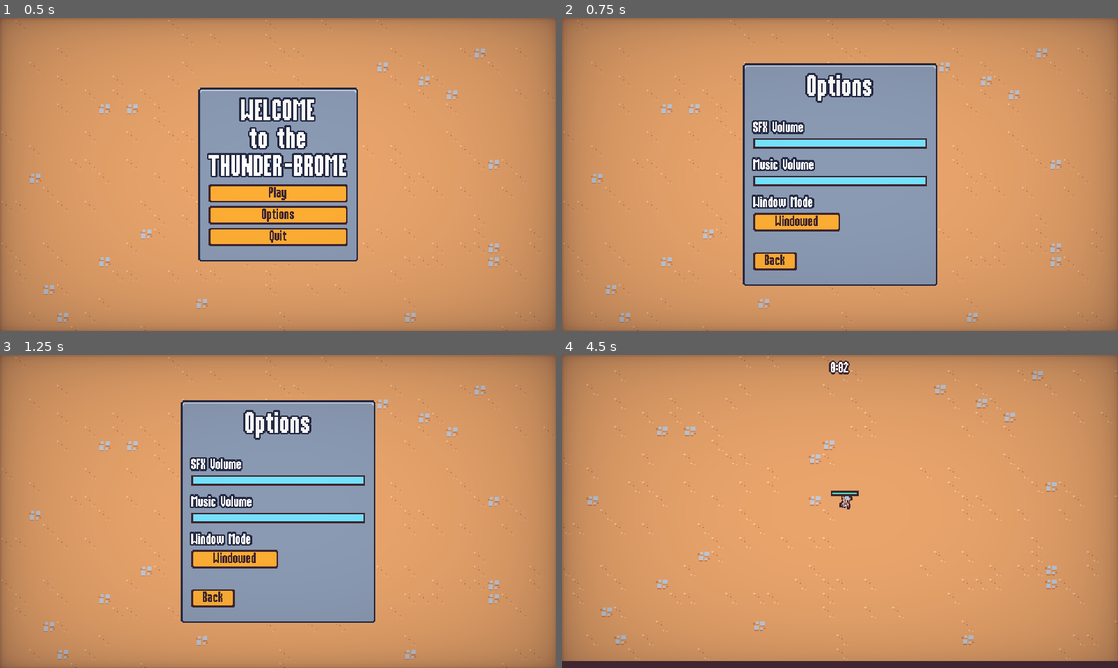
Above: before the commit, frames 1-4 (two rows, left to right).
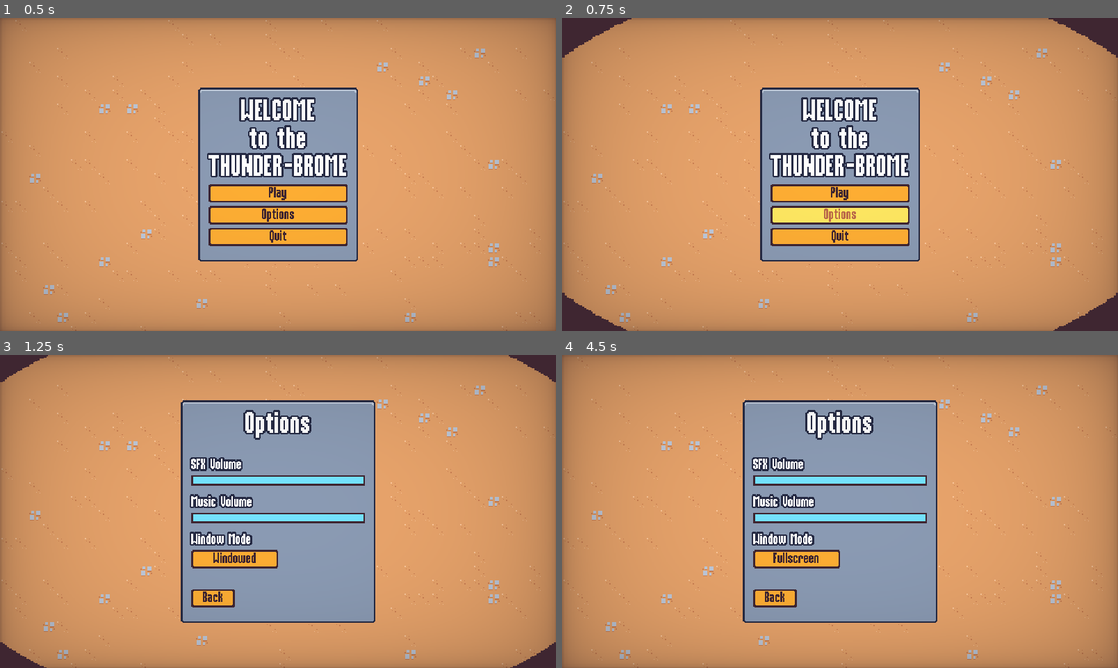
Above: after the commit, the same moments.

Repository: bseth15/2DSurvivorsCourse
Game: Godot game, scene res://scenes/ui/main_menu.tscn
The game is run twice, just before and just after one commit, with the same random seed, the same clock (stepped at 60 frames per second) and the same inputs.
Inputs (mouse positions are in pixels of both pictures, inside the frame that each line leads up to):
- Up to frame 1 (0.5 s): no input
- Up to frame 2 (0.75 s): click "Options" at 0.5 s
- Up to frame 3 (1.25 s): no input
- Up to frame 4 (4.5 s): click "Back" at 1.25 s; click "Play" at 2 s; click (840, 530) at 2.75 s, where only the run after the commit has a clickable "Play"; click (795, 558) at 3.5 s, where only the run after the commit has a clickable "Windowed"; move the mouse to (962, 495) at 4.27 s; press the mouse at (962, 495) at 4.28 s; hold D (move_right) from 4.28 s (still down)

Frame 1 is identical in both runs. In frame 2, 22% of the frame differs, in the area x 0-100%, y 0-100%; in frame 3, 1.4%; in frame 4, 29%.

Commit message:
add scene transition effects

Diff:
--- a/project.godot
+++ b/project.godot
@@ -19,6 +19,7 @@
 
 GameEvents="*res://scenes/autoload/game_events.tscn"
 MusicPlayer="*res://scenes/autoload/music_player.tscn"
+ScreenTransition="*res://scenes/autoload/screen_transition.tscn"
 
 [debug]
 
--- /dev/null
+++ b/scenes/autoload/screen_transition.gd
@@ -0,0 +1,19 @@
+extends CanvasLayer
+
+signal transitioned_halfway
+
+var skip_emit = false
+
+
+func transition():
+	$AnimationPlayer.play("default")
+	await transitioned_halfway
+	skip_emit = true
+	$AnimationPlayer.play_backwards("default")
+
+
+func emit_transitioned_halfway():
+	if skip_emit:
+		skip_emit = false
+		return
+	transitioned_halfway.emit()
--- /dev/null
+++ b/scenes/autoload/screen_transition.gdshader
@@ -0,0 +1,15 @@
+shader_type canvas_item;
+
+uniform vec4 transition_color : source_color;
+uniform sampler2D transition_texture : filter_nearest;
+uniform float percent : hint_range(0.0, 1.0);
+
+void fragment() {
+	vec4 transition_texture_color = texture(transition_texture, UV);
+	if (transition_texture_color.r > percent) {
+		COLOR.a = 0.0;
+	}
+	else {
+		COLOR = transition_color;
+	}
+}
--- /dev/null
+++ b/scenes/autoload/screen_transition.tscn
@@ -0,0 +1,106 @@
+[gd_scene load_steps=8 format=3 uid="uid://cgfgv63hgj3tn"]
+
+[ext_resource type="Script" path="res://scenes/autoload/screen_transition.gd" id="1_02v3h"]
+[ext_resource type="Shader" path="res://scenes/autoload/screen_transition.gdshader" id="1_8m4oa"]
+[ext_resource type="Texture2D" uid="uid://bpmpa0mnkmo6i" path="res://assets/ui/screen_transition.png" id="2_c3r6m"]
+
+[sub_resource type="Animation" id="Animation_jhi85"]
+resource_name = "default"
+length = 0.4
+step = 0.01
+tracks/0/type = "value"
+tracks/0/imported = false
+tracks/0/enabled = true
+tracks/0/path = NodePath("ColorRect:material:shader_parameter/percent")
+tracks/0/interp = 1
+tracks/0/loop_wrap = true
+tracks/0/keys = {
+"times": PackedFloat32Array(0, 0.4),
+"transitions": PackedFloat32Array(2.07053, 1),
+"update": 0,
+"values": [0.0, 1.0]
+}
+tracks/1/type = "method"
+tracks/1/imported = false
+tracks/1/enabled = true
+tracks/1/path = NodePath(".")
+tracks/1/interp = 1
+tracks/1/loop_wrap = true
+tracks/1/keys = {
+"times": PackedFloat32Array(0.4),
+"transitions": PackedFloat32Array(1),
+"values": [{
+"args": [],
+"method": &"emit_transitioned_halfway"
+}]
+}
+tracks/2/type = "value"
+tracks/2/imported = false
+tracks/2/enabled = true
+tracks/2/path = NodePath("ColorRect:visible")
+tracks/2/interp = 1
+tracks/2/loop_wrap = true
+tracks/2/keys = {
+"times": PackedFloat32Array(0, 0.01),
+"transitions": PackedFloat32Array(1, 1),
+"update": 1,
+"values": [false, true]
+}
+
+[sub_resource type="Animation" id="Animation_ekxj2"]
+length = 0.001
+tracks/0/type = "value"
+tracks/0/imported = false
+tracks/0/enabled = true
+tracks/0/path = NodePath("ColorRect:material:shader_parameter/percent")
+tracks/0/interp = 1
+tracks/0/loop_wrap = true
+tracks/0/keys = {
+"times": PackedFloat32Array(0),
+"transitions": PackedFloat32Array(1),
+"update": 0,
+"values": [0.0]
+}
+tracks/1/type = "value"
+tracks/1/imported = false
+tracks/1/enabled = true
+tracks/1/path = NodePath("ColorRect:visible")
+tracks/1/interp = 1
+tracks/1/loop_wrap = true
+tracks/1/keys = {
+"times": PackedFloat32Array(0),
+"transitions": PackedFloat32Array(1),
+"update": 1,
+"values": [false]
+}
+
+[sub_resource type="AnimationLibrary" id="AnimationLibrary_78lge"]
+_data = {
+"RESET": SubResource("Animation_ekxj2"),
+"default": SubResource("Animation_jhi85")
+}
+
+[sub_resource type="ShaderMaterial" id="ShaderMaterial_wb8mo"]
+shader = ExtResource("1_8m4oa")
+shader_parameter/transition_color = Color(0.247059, 0.14902, 0.192157, 1)
+shader_parameter/percent = 0.0
+shader_parameter/transition_texture = ExtResource("2_c3r6m")
+
+[node name="ScreenTransition" type="CanvasLayer"]
+process_mode = 3
+layer = 5
+script = ExtResource("1_02v3h")
+
+[node name="AnimationPlayer" type="AnimationPlayer" parent="."]
+libraries = {
+"": SubResource("AnimationLibrary_78lge")
+}
+
+[node name="ColorRect" type="ColorRect" parent="."]
+visible = false
+material = SubResource("ShaderMaterial_wb8mo")
+anchors_preset = 15
+anchor_right = 1.0
+anchor_bottom = 1.0
+grow_horizontal = 2
+grow_vertical = 2
--- a/scenes/ui/end_screen.gd
+++ b/scenes/ui/end_screen.gd
@@ -29,6 +29,8 @@
 
 
 func on_restart_button_pressed():
+	ScreenTransition.transition()
+	await ScreenTransition.transitioned_halfway
 	get_tree().paused = false
 	get_tree().change_scene_to_file("res://scenes/main/main.tscn")
 
--- a/scenes/ui/main_menu.gd
+++ b/scenes/ui/main_menu.gd
@@ -10,16 +10,22 @@
 
 
 func on_play_pressed():
+	ScreenTransition.transition()
+	await ScreenTransition.transitioned_halfway
 	get_tree().change_scene_to_file("res://scenes/main/main.tscn")
 
 
 func on_options_pressed():
+	ScreenTransition.transition()
+	await ScreenTransition.transitioned_halfway
 	var options_instance = options_scene.instantiate()
 	add_child(options_instance)
 	options_instance.back_pressed.connect(on_options_closed.bind(options_instance))
 
 
 func on_quit_pressed():
+	ScreenTransition.transition()
+	await ScreenTransition.transitioned_halfway
 	get_tree().quit()
 
 
--- a/scenes/ui/options_menu.gd
+++ b/scenes/ui/options_menu.gd
@@ -50,4 +50,6 @@
 
 
 func on_back_button_pressed():
+	ScreenTransition.transition()
+	await ScreenTransition.transitioned_halfway
 	back_pressed.emit()
--- a/scenes/ui/pause_menu.gd
+++ b/scenes/ui/pause_menu.gd
@@ -49,12 +49,16 @@
 
 
 func on_options_pressed():
+	ScreenTransition.transition()
+	await ScreenTransition.transitioned_halfway
 	var options_menu_instance = options_menu_scene.instantiate()
 	add_child(options_menu_instance)
 	options_menu_instance.back_pressed.connect(on_options_back_pressed.bind(options_menu_instance))
 
 
 func on_quit_pressed():
+	ScreenTransition.transition()
+	await ScreenTransition.transitioned_halfway
 	get_tree().paused = false
 	get_tree().change_scene_to_file("res://scenes/ui/main_menu.tscn")
 
Binary file added: assets/ui/screen_transition.png
Not shown, added: assets/ui/screen_transition.png.import
